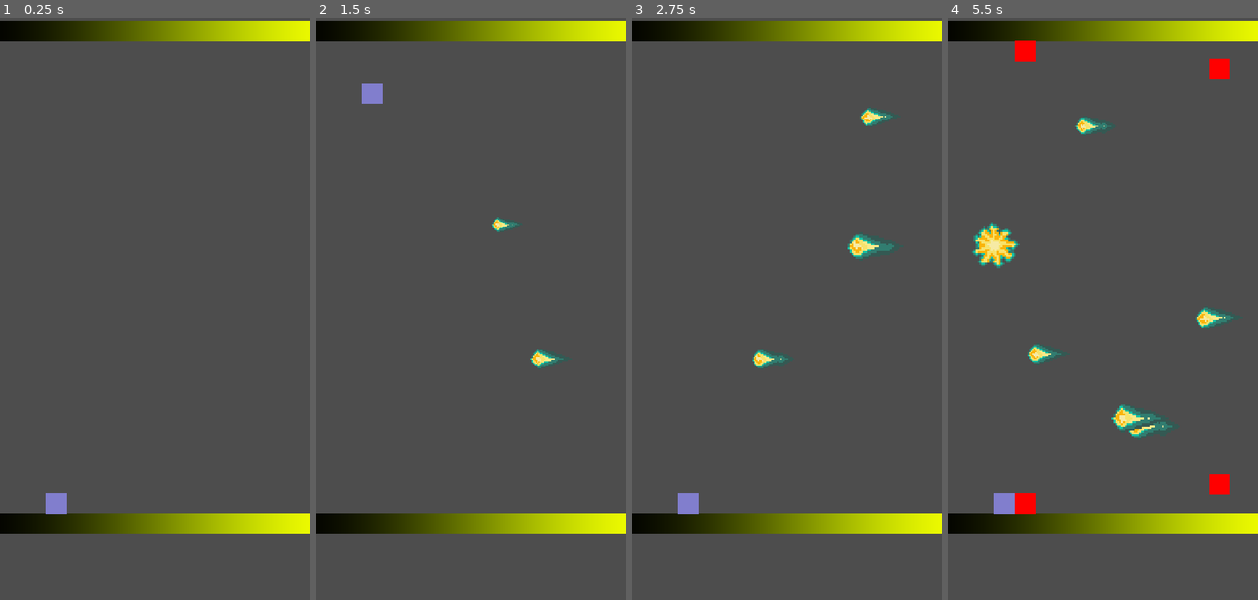
Above: before the commit, frames 1-4 (left to right).
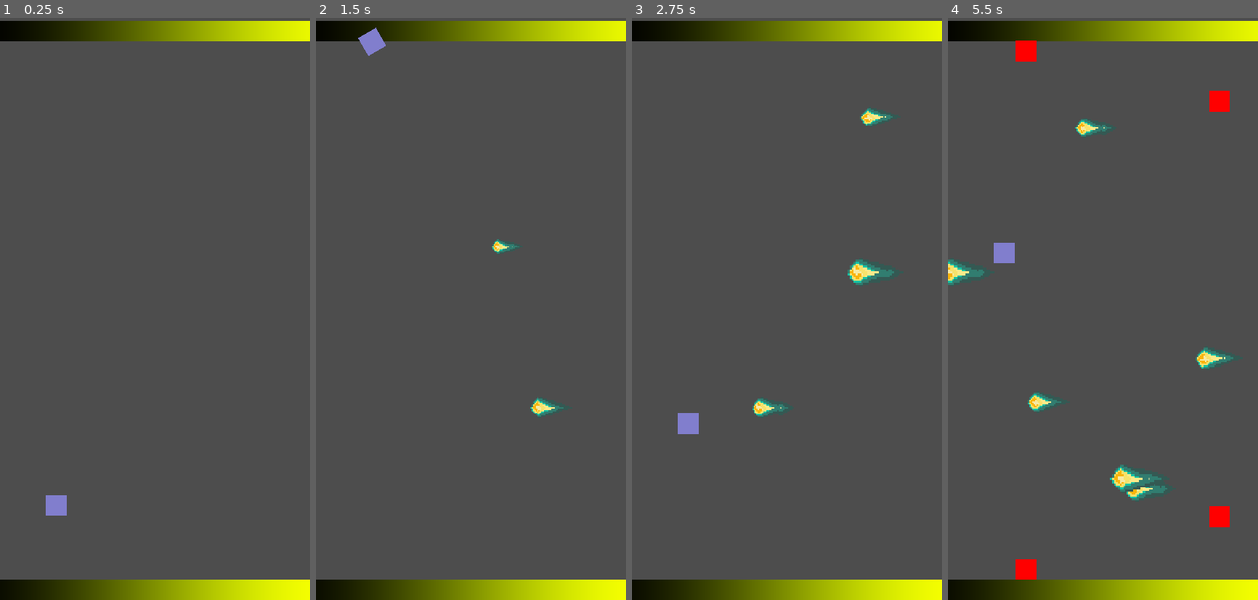
Above: after the commit, the same moments.

Repository: Raikuno/Parryer0-Gravity
Game: Godot game, scene res://Scenes/Stages/Main_Stage.tscn
Same seed, same stepped clock (60 frames per second), same inputs: the game is played once before the commit and once after it.
Inputs:
- Up to frame 1 (0.25 s): no input
- Up to frame 2 (1.5 s): tap Enter (ui_accept) at 0.5, 0.77 s; hold Space (button) 0.53-1.28 s; hold Right (ui_right) from 0.53 s (still down); tap Space (button) at 1.35 s
- Up to frame 3 (2.75 s): tap Enter (ui_accept) at 1.52 s; release Right (ui_right) at 2.03 s; hold Left (ui_left) from 2.03 s (still down); hold Space (button) from 2.03 s (still down)
- Up to frame 4 (5.5 s): release Left (ui_left) at 2.78 s; release Space (button) at 2.78 s; hold Right (ui_right) 2.78-4.28 s; tap Space (button) at 2.85, 4.35 s; tap Enter (ui_accept) at 3.02, 3.77, 4.52 s; hold Space (button) 3.53-4.28 s; hold Left (ui_left) 4.28-5.03 s; hold Right (ui_right) from 5.03 s (still down); hold Space (button) from 5.03 s (still down)

The runs differ from the first frame. In frame 1, 7.0% of the frame differs, in the area x 0-100%, y 81-100%; in frame 2, 8.3%; in frame 3, 9.2%; in frame 4, 13%, in the area x 0-100%, y 3-100%.

Commit message:
fixed main scene
Properly aligned floor on main scene

Diff:
--- a/Scenes/Objects/Enemies/FireballGenerator.tscn
+++ b/Scenes/Objects/Enemies/FireballGenerator.tscn
@@ -5,7 +5,7 @@
 
 [sub_resource type="Curve2D" id="Curve2D_t1erg"]
 _data = {
-"points": PackedVector2Array(0, 0, 0, 0, 480, 150, 0, 0, 0, 0, 480, 650)
+"points": PackedVector2Array(0, 0, 0, 0, 480, 150, 0, 0, 0, 0, 480, 750)
 }
 point_count = 2
 
--- a/Scenes/Stages/Main_Stage.tscn
+++ b/Scenes/Stages/Main_Stage.tscn
@@ -11,7 +11,7 @@
 position = Vector2(271, 20)
 
 [node name="Ground2" parent="." instance=ExtResource("1_ekups")]
-position = Vector2(267, 782)
+position = Vector2(239, 884)
 
 [node name="Player" parent="." instance=ExtResource("2_jgx66")]
 position = Vector2(86, 721)
@@ -19,10 +19,10 @@
 [node name="FireballGenerator" parent="." instance=ExtResource("3_iytkg")]
 
 [node name="BoxGenerator" parent="." instance=ExtResource("5_ayp10")]
-position = Vector2(480, 700)
+position = Vector2(480, 750)
 
 [node name="BoxGenerator2" parent="." instance=ExtResource("5_ayp10")]
-position = Vector2(480, 100)
+position = Vector2(480, 150)
 invert_gravity = true
 
 [connection signal="hit" from="Player" to="." method="_on_player_hit"]
